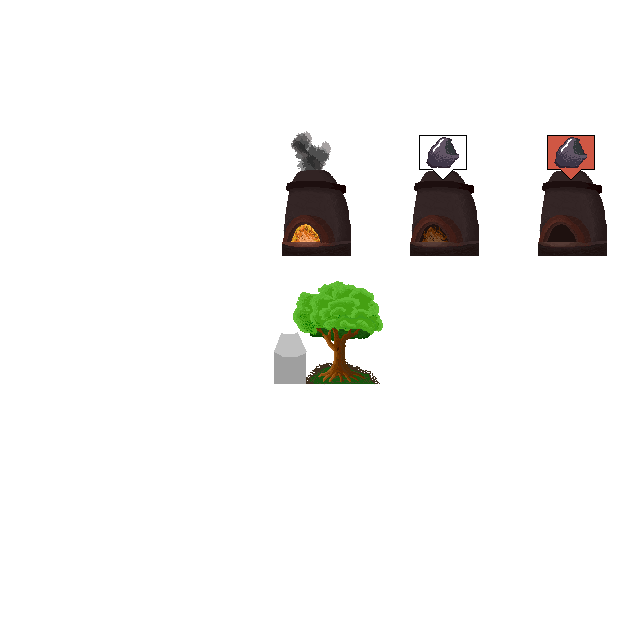
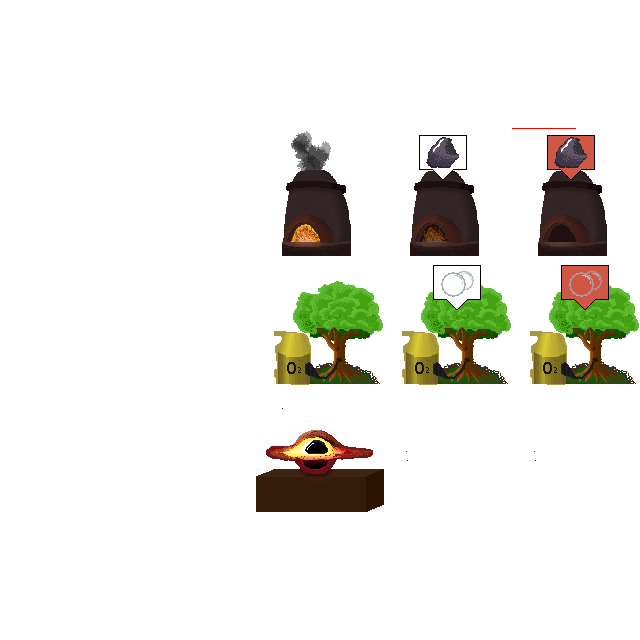
Layered file, before and after one edit (640×640). Changes by layer:
added layer "Layer #61" above "DSC-BH.jpg" over [left=256, top=469, right=384, bottom=512]
added group "Oxygen Gens" with 43 layers above "Coal Gens" over [left=176, top=265, right=639, bottom=578]
added group "Layer Group #11" with 16 layers in group "Oxygen Gens" over [left=432, top=265, right=639, bottom=578]
added group "Layer Group #14" with 9 layers in group "Layer Group #11" over [left=432, top=281, right=639, bottom=578]
added layer "Layer #53" in group "Layer Group #14" over [left=432, top=329, right=626, bottom=578]
added layer "Layer copy #2" in group "Layer Group #14" over [left=432, top=329, right=620, bottom=578]
added group "Layer Group #15" with 4 layers in group "Layer Group #14" over [left=549, top=281, right=639, bottom=385]
added group "Layer Group #10" with 15 layers in group "Oxygen Gens" over [left=304, top=265, right=536, bottom=578]
added group "Layer Group #6" with 9 layers in group "Layer Group #10" over [left=304, top=281, right=536, bottom=578]
added layer "Layer #39" (vivid light, 89%) in group "Layer Group #6" over [left=415, top=362, right=535, bottom=452]
added layer "Layer #40" in group "Layer Group #6" over [left=304, top=329, right=536, bottom=578]
added layer "Layer copy #1" in group "Layer Group #6" over [left=304, top=329, right=536, bottom=578]
added group "Layer Group #7" with 4 layers in group "Layer Group #6" over [left=421, top=281, right=511, bottom=385]
added group "Layer Group #5" with 9 layers in group "Oxygen Gens" over [left=176, top=329, right=408, bottom=578]
added layer "Layer #37" (vivid light, 89%) in group "Layer Group #5" over [left=287, top=362, right=407, bottom=452]
moved "Layer" into group "Layer Group #5", painted on it over [left=176, top=329, right=408, bottom=578]
added layer "Layer copy" in group "Layer Group #5" over [left=176, top=329, right=408, bottom=578]
…and 27 more changes (25 added, 1 stack, 1 visibility)
